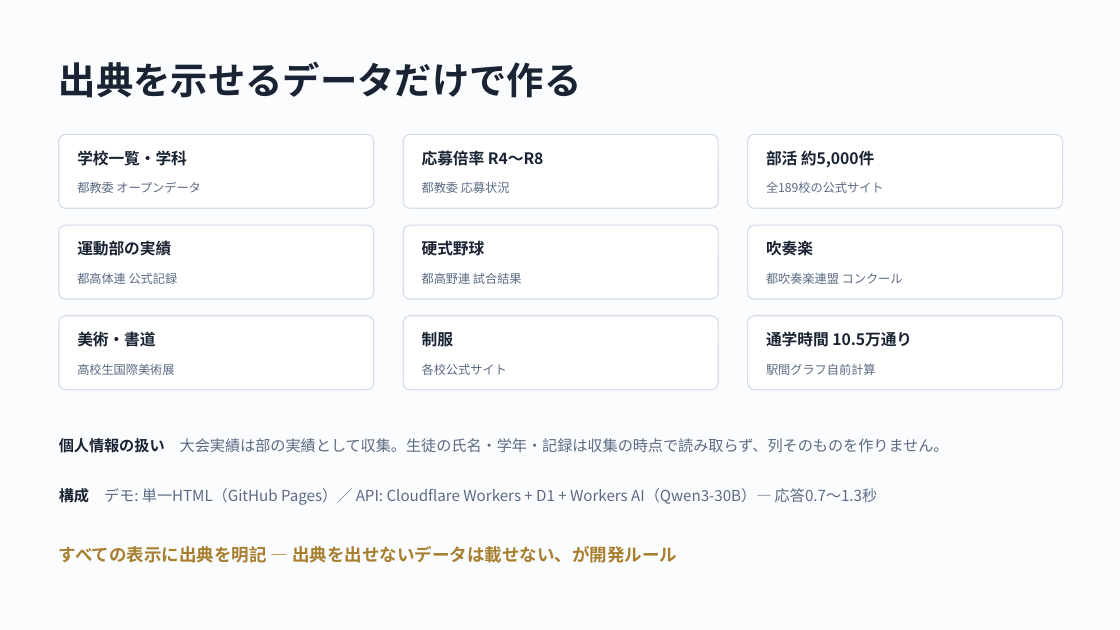
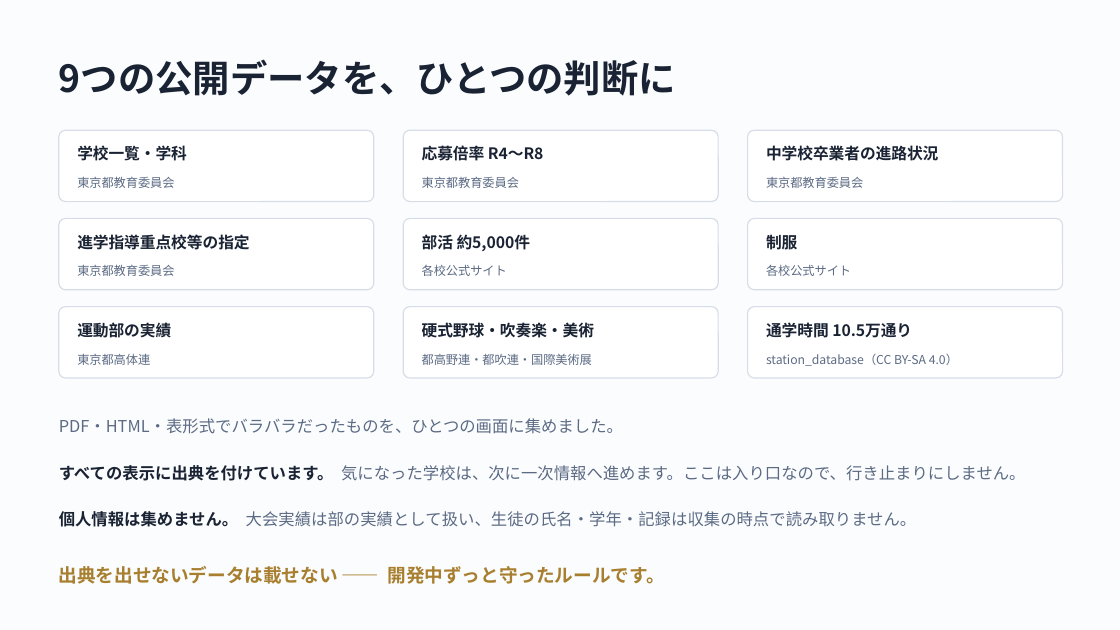
Before and after one commit to Nishi-Taiga/Course_Compass, a slide deck: slide 6 of docs/slides/shinro-compass-slides.pptx. Drawn at 1120x630 pixels with LibreOffice and Linux fonts; fonts in the diff are those of the drawing. Boxes give left, top, right and bottom in pixels: in the first picture for what was removed or moved away, otherwise in the second. Text is boxed around its words. In the diff, an @@ line names an element or a change of style, - is before the commit and + after.

```diff
--- a/docs/slides/shinro-compass-slides.pptx
+++ b/docs/slides/shinro-compass-slides.pptx
@@ text at (59,59,676,96): text changed @@
-出典を示せるデータだけで作る
+9つの公開データを、ひとつの判断に
@@ text added at (766,145,938,161), 13.5 pt, text #1A2333, bold @@
+中学校卒業者の進路状況
@@ text at (77,177,174,188): text changed @@
-都教委 オープンデータ
+東京都教育委員会
@@ text at (422,177,519,188): text changed @@
-都教委 応募状況
+東京都教育委員会
@@ text at (766,177,863,188): text changed @@
-全189校の公式サイト
+東京都教育委員会
@@ text added at (77,234,249,250), 13.5 pt, text #1A2333, bold @@
+進学指導重点校等の指定
@@ text "部活 約5,000件": place and size @@
-text "部活 約5,000件" at (766,150,875,167)
+text "部活 約5,000件" at (422,234,531,251)
@@ 6 rounded rectangles, 2 texts: place and size @@
-6 rounded rectangles, 2 texts at (59,134,1063,299)
+6 rounded rectangles, 2 texts at (59,130,1063,290)
@@ text "制服": place and size @@
-text "制服" at (422,329,453,350)
+text "制服" at (766,232,797,253)
@@ text at (77,265,174,276): text changed @@
-都高体連 公式記録
+東京都教育委員会
@@ text "各校公式サイト": place and size @@
-text "各校公式サイト" at (422,364,507,375)
+text "各校公式サイト" at (422,265,507,276)
@@ text at (766,265,851,276): text changed @@
-都吹奏楽連盟 コンクール
+各校公式サイト
@@ text removed at (766,240,813,256) @@
-吹奏楽
@@ text removed at (422,272,522,284) @@
-都高野連 試合結果
@@ text "運動部の実績": place and size @@
-text "運動部の実績" at (77,240,171,256)
+text "運動部の実績" at (77,322,171,338)
@@ text at (422,322,594,338): text changed @@
-硬式野球
+硬式野球・吹奏楽・美術
@@ 3 rounded rectangles, 1 text: place and size @@
-3 rounded rectangles, 1 text at (59,316,1063,390)
+3 rounded rectangles, 1 text at (59,307,1063,378)
@@ proportions changed in 9 elements at (59,130,374,202), (403,130,718,202), (748,130,1063,202), (59,218,374,290), (403,218,718,290), (748,218,1063,290), (59,307,374,378), (403,307,718,378), (748,307,1063,378) @@
@@ text at (77,353,150,365): text changed @@
-高校生国際美術展
+東京都高体連
@@ text removed at (77,331,155,347) @@
-美術・書道
@@ text added at (422,353,592,365), 10.5 pt, text #5C6B84 @@
+都高野連・都吹連・国際美術展
@@ text at (766,354,958,366): text changed @@
-駅間グラフ自前計算
+station_database（CC BY-SA 4.0）
@@ text at (59,418,623,434): text changed; size 13 to 14 pt @@
-個人情報の扱い 大会実績は部の実績として収集。生徒の氏名・学年・記録は収集の時点で読み取らず、列そのものを作りません。
+PDF・HTML・表形式でバラバラだったものを、ひとつの画面に集めました。
@@ text at (59,465,1025,481): text changed; size 13 to 14 pt @@
-構成 デモ: 単一HTML（GitHub Pages）／ API: Cloudflare Workers + D1 + Workers AI（Qwen3-30B）— 応答0.7〜1.3秒
+すべての表示に出典を付けています。 気になった学校は、次に一次情報へ進めます。ここは入り口なので、行き止まりにしません。
@@ text added at (59,511,917,527), 14 pt, text #5C6B84 @@
+個人情報は集めません。 大会実績は部の実績として扱い、生徒の氏名・学年・記録は収集の時点で読み取りません。
@@ text at (59,566,665,584): text changed; size 15 to 16 pt @@
-すべての表示に出典を明記 — 出典を出せないデータは載せない、が開発ルール
+出典を出せないデータは載せない —— 開発中ずっと守ったルールです。
```
Also in this commit, not shown: 4 other slides changed, 2 slides added, 2 slides removed.
